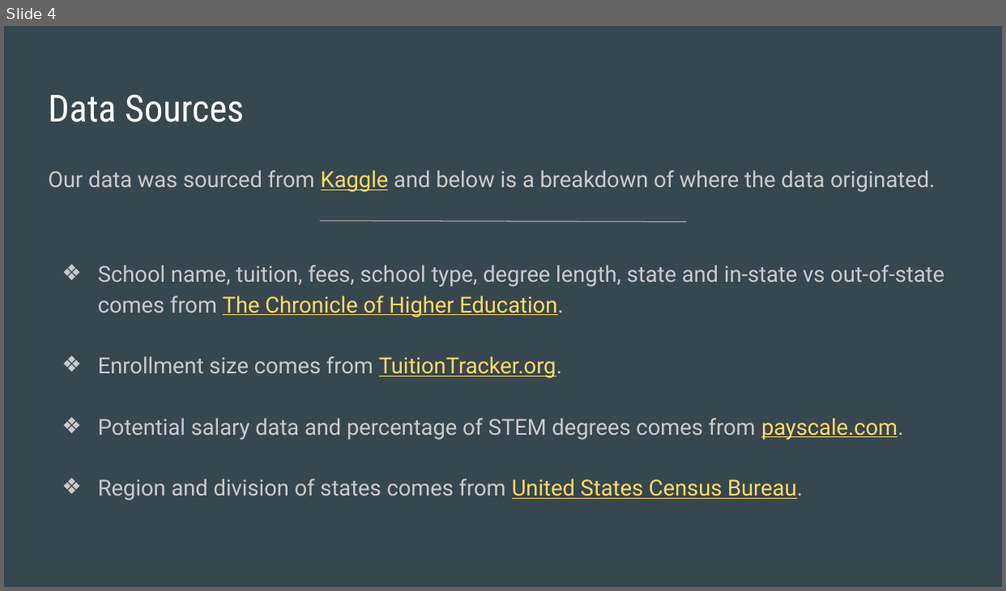
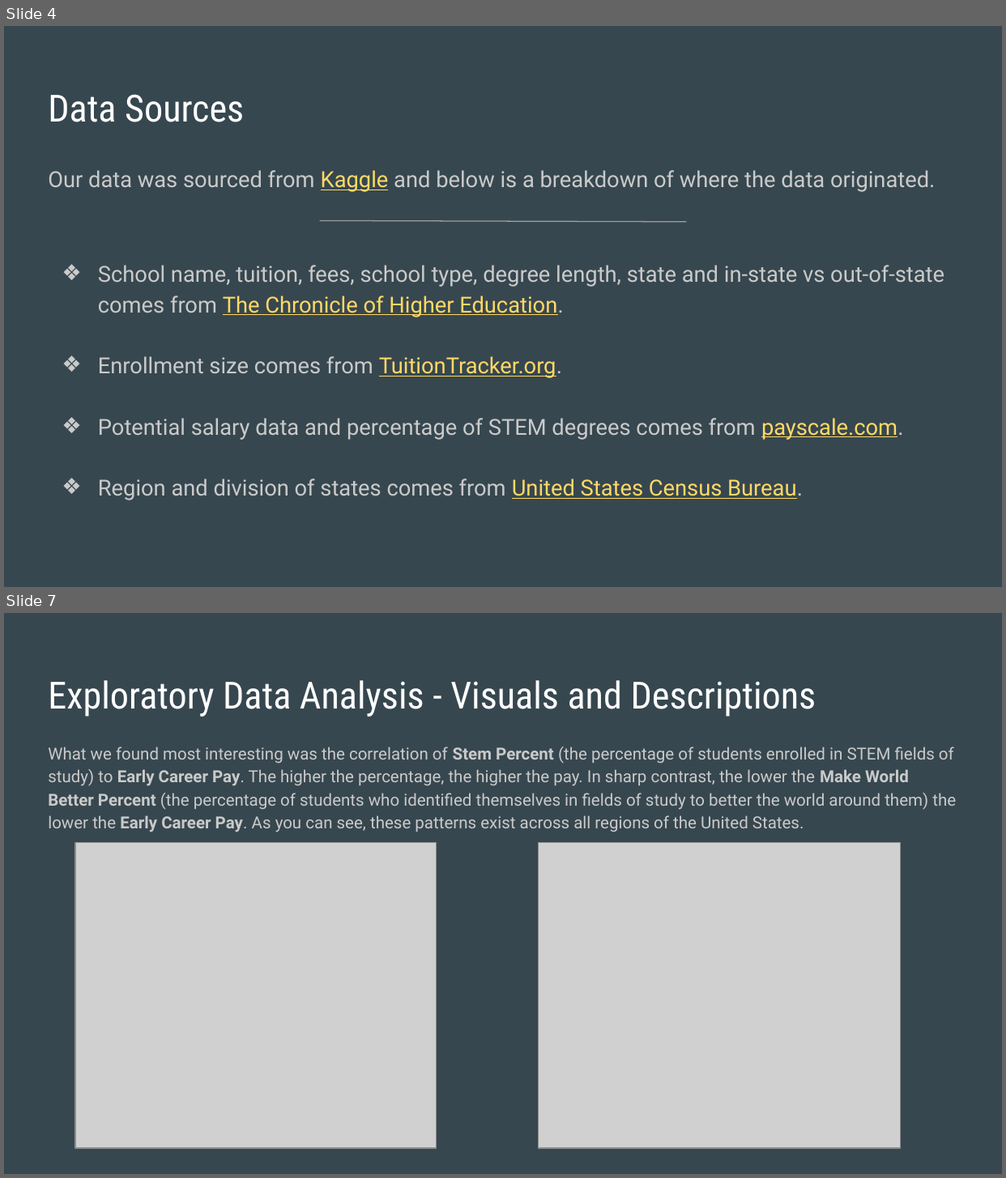
Before and after one commit to razon7/Group-Project, a slide deck: College_Costs_Career_Pay.pptx. Shown one above the other, each under a label of ours: slide 4 before the commit, slides 4 and 7 after it; the slides between them are not shown. The pictures are 1006x591 and 1006x1178 pixels, drawn with LibreOffice and Linux fonts; fonts in the diff are those of the drawing; grey boxes stand for pictures. Boxes give left, top, right and bottom in pixels: in the first picture for what was removed or moved away, otherwise in the second. Text is boxed around its words. In the diff, an @@ line names an element or a change of style, - is before the commit and + after.

```diff
--- a/College_Costs_Career_Pay.pptx
+++ b/College_Costs_Career_Pay.pptx
@@ slide 7 added at [4, 613, 1002, 1174], background #37474F @@
@@ title added at [48, 680, 816, 717], 27 pt, text #FFFFFF @@
+Exploratory Data Analysis - Visuals and Descriptions
@@ text added at [48, 747, 956, 833], 12 pt, text #CACACA @@
+What we found most interesting was the correlation of Stem Percent (the percentage of students enrolled in STEM fields of study) to Early Career Pay. The higher the percentage, the higher the pay. In sharp contrast, the lower the Make World Better Percent (the percentage of students who identified themselves in fields of study to better the world around them) the lower the Early Career Pay. As you can see, these patterns exist across all regions of the United States.
@@ picture added at [74, 842, 435, 1149] @@
@@ picture added at [538, 842, 900, 1149] @@
```
Also in this commit, not shown: 3 slides changed, 5 other slides added, 3 slides removed, 1 other file.
